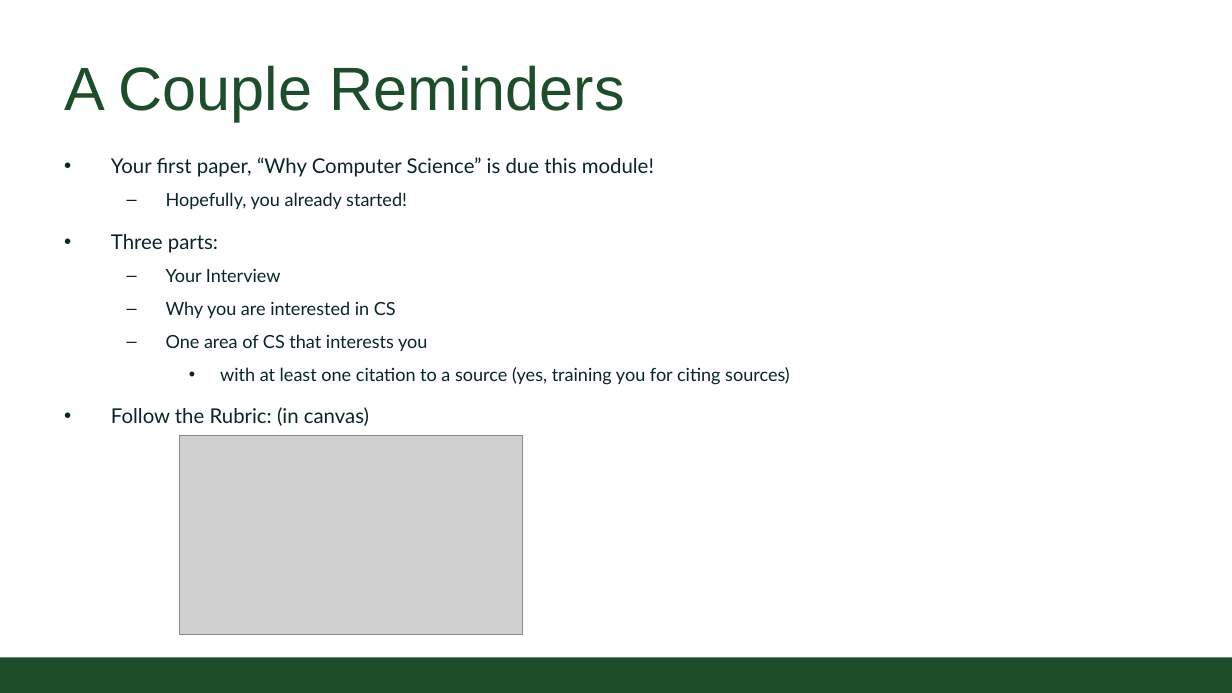
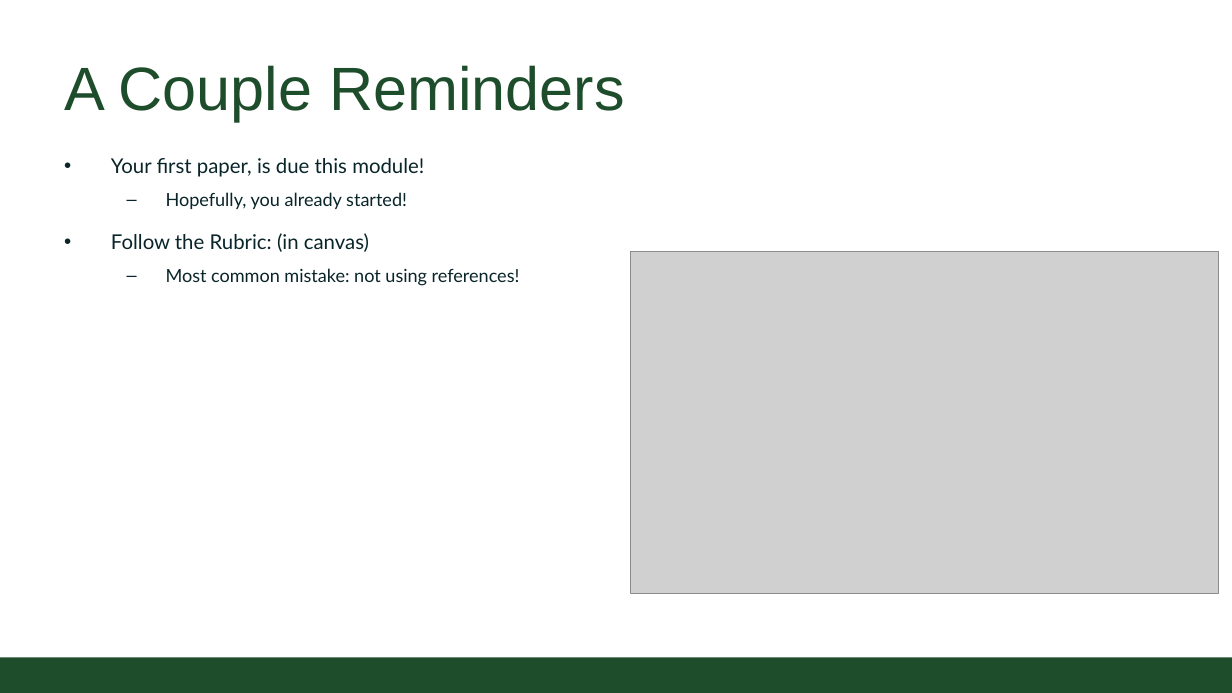
Before and after one commit to CSU-CS150B/handouts, a slide deck: slide 5 of Slides/On-Campus/03_Paper_Review.pptx (slide 4 before the commit). Drawn at 1232x693 pixels with LibreOffice and Linux fonts; fonts in the diff are those of the drawing; grey boxes stand for pictures; background and template pictures are left out. Boxes give left, top, right and bottom in pixels: in the first picture for what was removed or moved away, otherwise in the second. Text is boxed around its words. In the diff, an @@ line names an element or a change of style, - is before the commit and + after.

Commit message:
update to paper slides

```diff
--- a/Slides/On-Campus/03_Paper_Review.pptx
+++ b/Slides/On-Campus/03_Paper_Review.pptx
@@ text at <box>111,158,424,177</box>: text changed @@
-• Your first paper, “Why Computer Science” is due this module!
+• Your first paper, is due this module!
@@ text at <box>111,234,790,385</box>: paragraphs removed @@
-• Three parts:
-  – Your Interview
-  – Why you are interested in CS
-  – One area of CS that interests you
-    • with at least one citation to a source (yes, training you for citing sources)
@@ text at <box>166,268,520,286</box>: paragraph added @@
+  – Most common mistake: not using references!
@@ picture: place and size @@
-picture at <box>179,435,523,634</box>
+picture at <box>630,252,1218,593</box>
```
Also in this commit, not shown: 6 other slides changed, 2 slides added, 1 slide removed.
